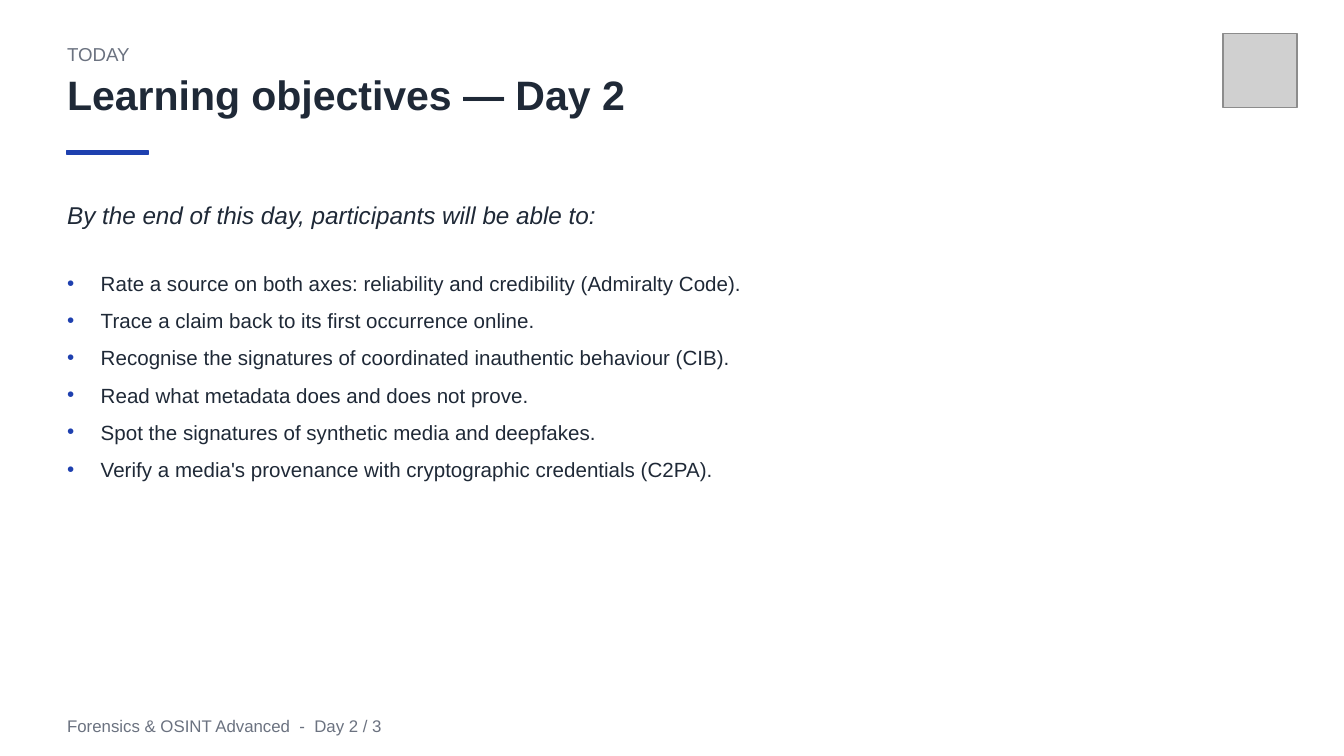
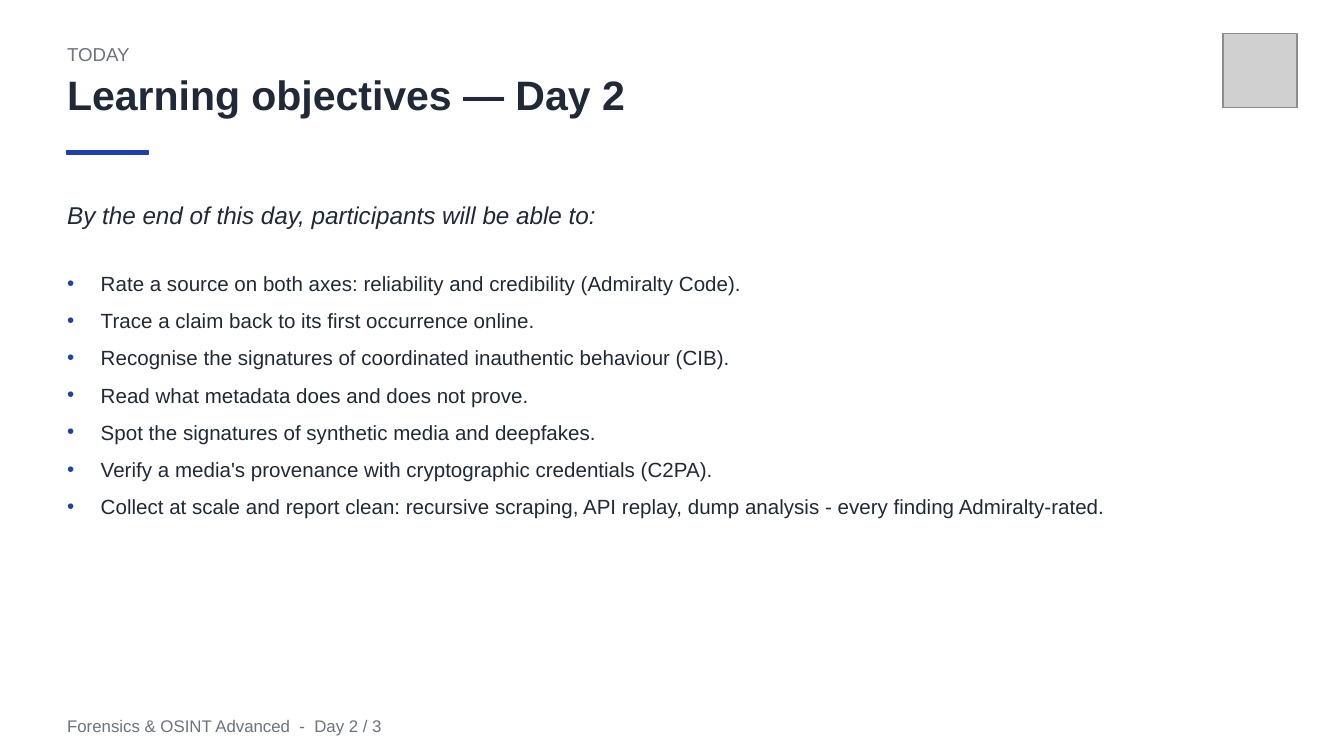
Before and after one commit to clemdepernet/osint-advanced-labs, a slide deck: slide 2 of Day_2/Day_2_Source_Reliability_And_Media_Forensics.pptx. Drawn at 1344x756 pixels with LibreOffice and Linux fonts; fonts in the diff are those of the drawing; grey boxes stand for pictures. Boxes give left, top, right and bottom in pixels: in the first picture for what was removed or moved away, otherwise in the second. Text is boxed around its words. In the diff, an @@ line names an element or a change of style, - is before the commit and + after.

```diff
--- a/Day_2/Day_2_Source_Reliability_And_Media_Forensics.pptx
+++ b/Day_2/Day_2_Source_Reliability_And_Media_Forensics.pptx
@@ text at (101,499,1104,519): paragraph added @@
+• Collect at scale and report clean: recursive scraping, API replay, dump analysis - every finding Admiralty-rated.
```
Also in this commit, not shown: 7 other slides changed, 1 slide added, 1 other file.
